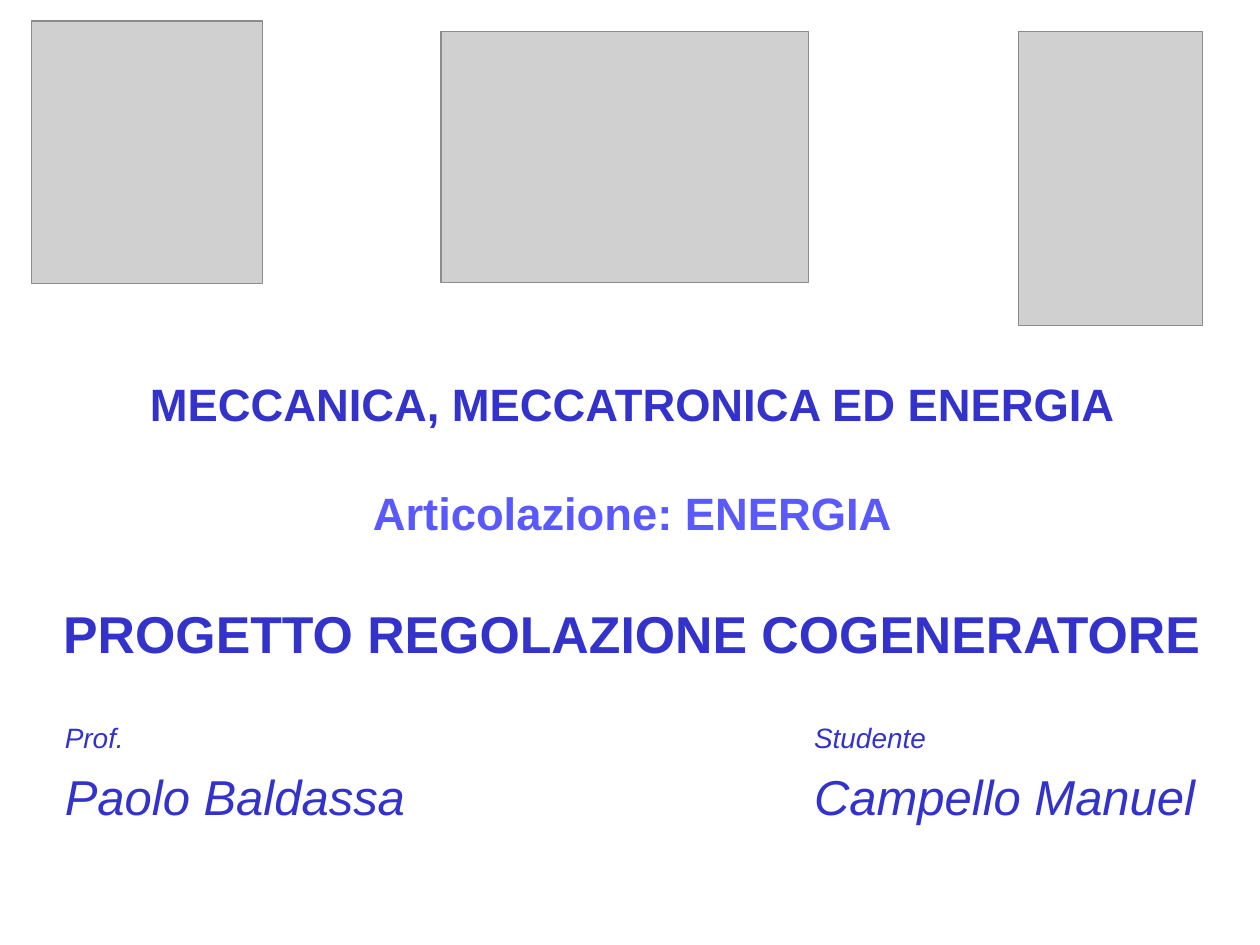
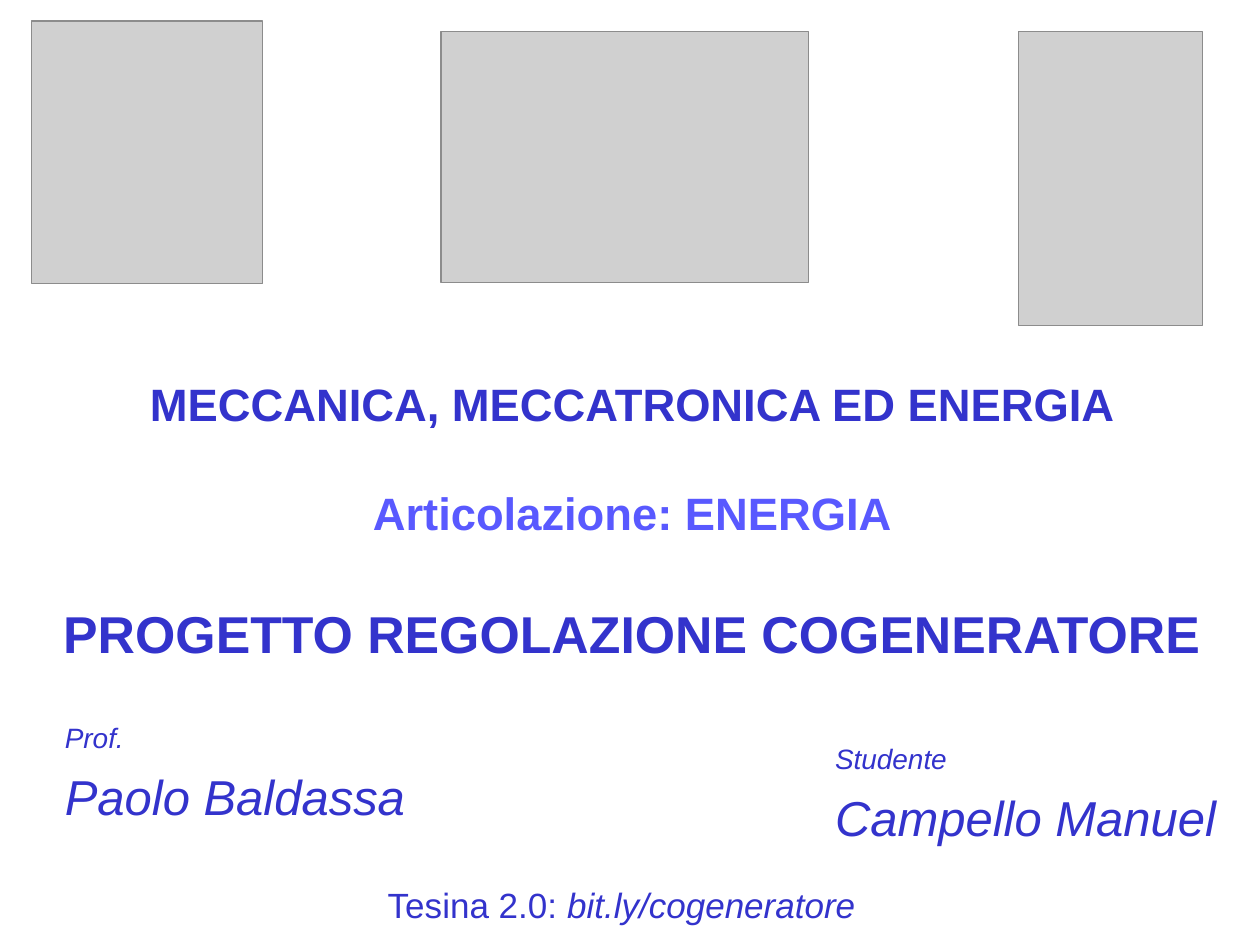
Before and after one commit to CampelloManuel/progetto-esame, a slide deck: slide 2 of tesina/Campello.ppt. Drawn at 1260x945 pixels with LibreOffice and Linux fonts; fonts in the diff are those of the drawing; grey boxes stand for pictures; background and template pictures are left out. Boxes give left, top, right and bottom in pixels: in the first picture for what was removed or moved away, otherwise in the second. Text is boxed around its words. In the diff, an @@ line names an element or a change of style, - is before the commit and + after.

Commit message:
agg ppt

```diff
--- a/tesina/Campello.ppt
+++ b/tesina/Campello.ppt
@@ text "Studente": place and size @@
-text "Studente" at [814, 727, 1195, 825]
+text "Studente" at [835, 748, 1216, 846]
@@ text added at [388, 892, 855, 925], 20 pt, text #3333CC, italic @@
+Tesina 2.0: bit.ly/cogeneratore
```
